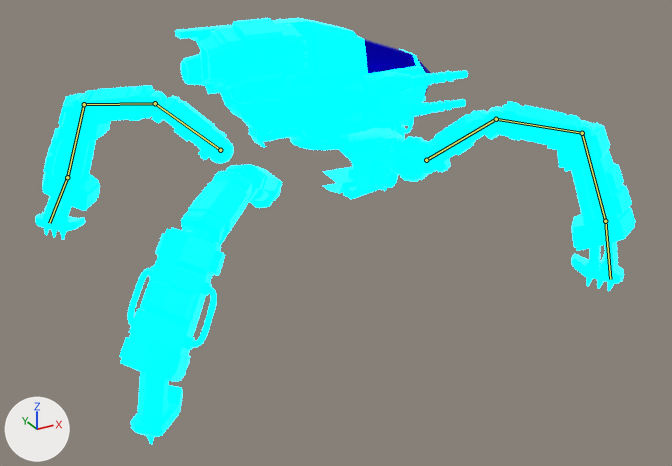
An edit to the FBX model Workfiles/Animations/Game_animations/Vehicles/SpiderMech/AS_Vehicle_Veh_Ravager_Walk_B.fbx, drawn before and after from the same camera.
Before and after are seen from a 50 mm camera at (-4.65, -8.74, 4.72) aimed at (-0.09, -0.46, 0.58). Arrows for +X, +Y and +Z are at lower left; the lights stay in place. The first picture is the older version. Both versions are drawn at frame 36 of the action 'Scene'; the numbers are the values there. The bones that change are drawn over the model as lines.

The first picture shows 'BackGuns', 'Cockpit', 'CockpitGlass', 'FrontGuns', 'LegBase', 'LegsEdit' and 2 more.
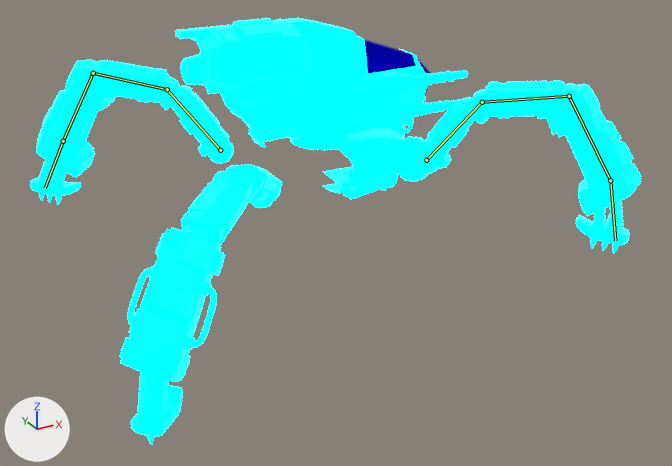
What differs and where, as boxes (x1, y1, x2, y2) in the pictures (672 x 466 px):
'LegsEdit', posed (7% taller)
    before: (36, 86, 635, 444)
    after: (31, 60, 641, 444)
bone 'FLeg01.R', root to tip
    before: (426, 160) to (496, 119)
    after: (426, 160) to (482, 102)
bone 'FLeg012.R', root to tip
    before: (496, 119) to (582, 133)
    after: (482, 102) to (569, 96)
bone 'FLeg02.R', root to tip
    before: (582, 133) to (605, 221)
    after: (569, 96) to (610, 180)
bone 'FLeg025.R', root to tip
    before: (605, 221) to (610, 279)
    after: (610, 180) to (615, 240)
bone 'BLeg01.L', root to tip
    before: (220, 150) to (155, 103)
    after: (220, 150) to (167, 89)
bone 'BLeg012.L', root to tip
    before: (155, 103) to (84, 104)
    after: (167, 89) to (93, 73)
bone 'BLeg02.L', root to tip
    before: (84, 104) to (67, 177)
    after: (93, 73) to (63, 141)
bone 'BLeg025.L', root to tip
    before: (67, 177) to (49, 223)
    after: (63, 141) to (45, 188)

Diff of the bpy script that builds the scene:
```diff
--- a/Workfiles/Animations/Game_animations/Vehicles/SpiderMech/AS_Vehicle_Veh_Ravager_Walk_B.fbx.py
+++ b/Workfiles/Animations/Game_animations/Vehicles/SpiderMech/AS_Vehicle_Veh_Ravager_Walk_B.fbx.py
@@ bone_fleg01_r @@
 bone_fleg01_r = bpy.data.objects['SpiderMechArmature'].pose.bones['FLeg01.R']  # child of 'Root'
-bone_fleg01_r.rotation_quaternion = (0.997, 0.072, 0.006, 0.028)  # degrees (8, 0, 3)
+bone_fleg01_r.rotation_quaternion = (0.979, 0.203, 0.008, 0.027)  # degrees (23, 0, 3)
@@ bone_fleg012_r @@
 bone_fleg012_r = bpy.data.objects['SpiderMechArmature'].pose.bones['FLeg012.R']  # child of 'FLeg01.R'
-bone_fleg012_r.rotation_quaternion = (1.0, -0.018, 0.0, -0.001)  # degrees (-2, 0, 0)
+bone_fleg012_r.rotation_quaternion = (1.0, -0.031, -0.001, -0.001)  # degrees (-4, 0, 0)
@@ bone_fleg02_r @@
 bone_fleg02_r = bpy.data.objects['SpiderMechArmature'].pose.bones['FLeg02.R']  # child of 'FLeg012.R'
-bone_fleg02_r.rotation_quaternion = (0.999, -0.034, 0.0, 0.0)  # degrees (-4, 0, 0)
+bone_fleg02_r.rotation_quaternion = (0.998, -0.061, 0.0, 0.0)  # degrees (-7, 0, 0)
@@ bone_fleg025_r @@
 bone_fleg025_r = bpy.data.objects['SpiderMechArmature'].pose.bones['FLeg025.R']  # child of 'FLeg02.R'
-bone_fleg025_r.rotation_quaternion = (0.995, -0.079, -0.009, -0.056)  # degrees (-9, -2, -6)
+bone_fleg025_r.rotation_quaternion = (0.984, -0.17, -0.014, -0.055)  # degrees (-19, -3, -6)
@@ bone_bleg01_l @@
 bone_bleg01_l = bpy.data.objects['SpiderMechArmature'].pose.bones['BLeg01.L']  # child of 'Root'
-bone_bleg01_l.rotation_quaternion = (0.997, 0.056, -0.01, 0.053)  # degrees (6, -1, 6)
+bone_bleg01_l.rotation_quaternion = (0.981, 0.186, -0.011, 0.054)  # degrees (21, -2, 6)
@@ bone_bleg012_l @@
 bone_bleg012_l = bpy.data.objects['SpiderMechArmature'].pose.bones['BLeg012.L']  # child of 'BLeg01.L'
-bone_bleg012_l.rotation_quaternion = (1.0, -0.011, 0.0, 0.0)  # degrees (-1, 0, 0)
+bone_bleg012_l.rotation_quaternion = (1.0, -0.025, -0.001, -0.001)  # degrees (-3, 0, 0)
@@ bone_bleg02_l @@
 bone_bleg02_l = bpy.data.objects['SpiderMechArmature'].pose.bones['BLeg02.L']  # child of 'BLeg012.L'
-bone_bleg02_l.rotation_quaternion = (1.0, -0.022, 0.0, 0.0)  # degrees (-3, 0, 0)
+bone_bleg02_l.rotation_quaternion = (0.999, -0.05, 0.0, 0.0)  # degrees (-6, 0, 0)
@@ bone_bleg025_l @@
 bone_bleg025_l = bpy.data.objects['SpiderMechArmature'].pose.bones['BLeg025.L']  # child of 'BLeg02.L'
-bone_bleg025_l.rotation_quaternion = (0.994, 0.036, 0.055, 0.084)  # degrees (5, 6, 10)
+bone_bleg025_l.rotation_quaternion = (0.994, -0.054, 0.055, 0.084)  # degrees (-6, 7, 9)
```
